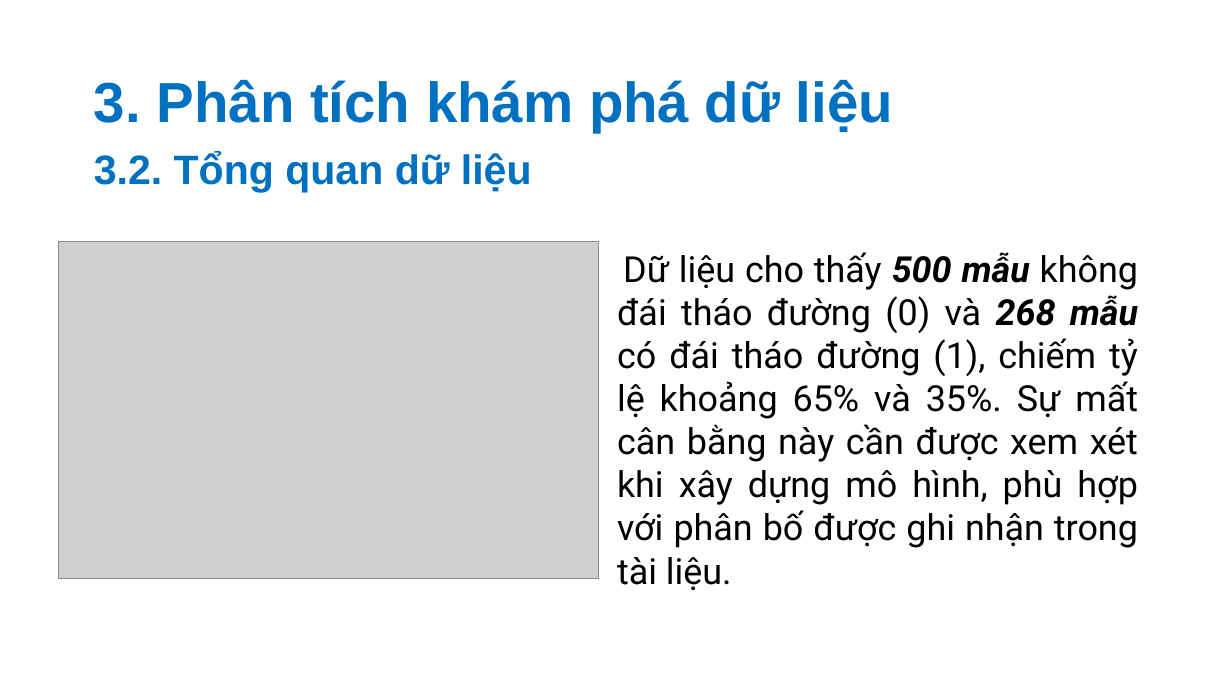
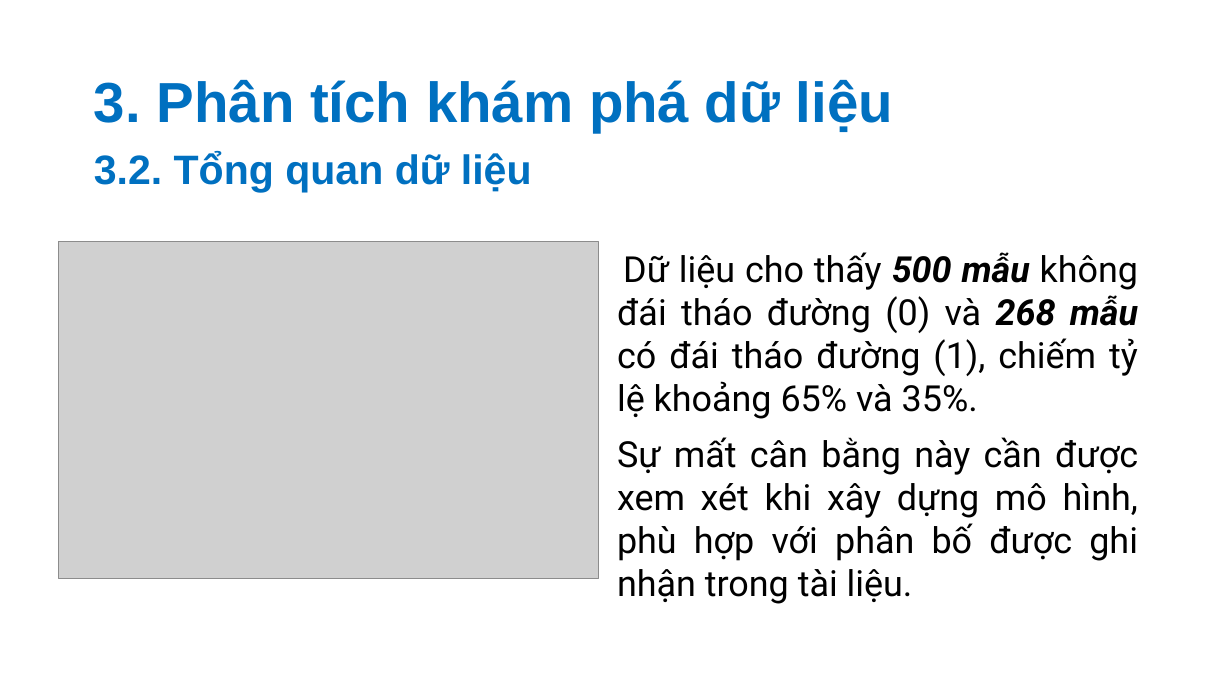
Before and after one commit to nvhao100604/PTDL_2025, a slide deck: slide 8 of BT3/slide/Phân tích khám phá về bệnh đái tháo đường.pptx. Drawn at 1232x693 pixels with LibreOffice and Linux fonts; fonts in the diff are those of the drawing; grey boxes stand for pictures. Boxes give left, top, right and bottom in pixels: in the first picture for what was removed or moved away, otherwise in the second. Text is boxed around its words. In the diff, an @@ line names an element or a change of style, - is before the commit and + after.

```diff
--- a/BT3/slide/Phân tích khám phá về bệnh đái tháo đường.pptx
+++ b/BT3/slide/Phân tích khám phá về bệnh đái tháo đường.pptx
@@ text at (x1=617, y1=252, x2=1138, y2=604): text changed @@
-Dữ liệu cho thấy 500 mẫu không đái tháo đường (0) và 268 mẫu có đái tháo đường (1), chiếm tỷ lệ khoảng 65% và 35%. Sự mất cân bằng này cần được xem xét khi xây dựng mô hình, phù hợp với phân bố được ghi nhận trong tài liệu.
+Dữ liệu cho thấy 500 mẫu không đái tháo đường (0) và 268 mẫu có đái tháo đường (1), chiếm tỷ lệ khoảng 65% và 35%.
+Sự mất cân bằng này cần được xem xét khi xây dựng mô hình, phù hợp với phân bố được ghi nhận trong tài liệu.
```
Also in this commit, not shown: 3 other slides changed, 13 slides added, 1 slide removed.
